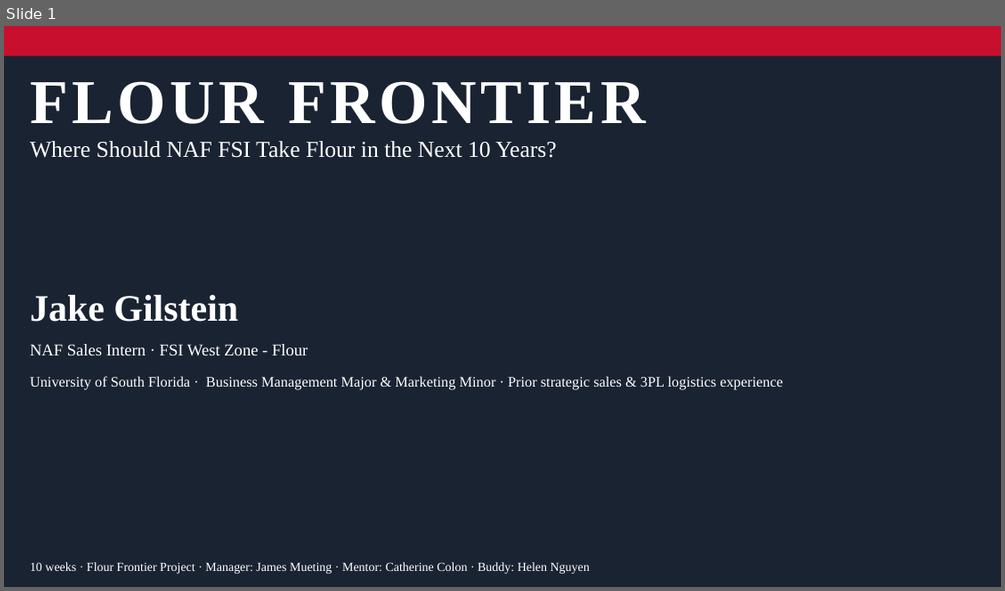
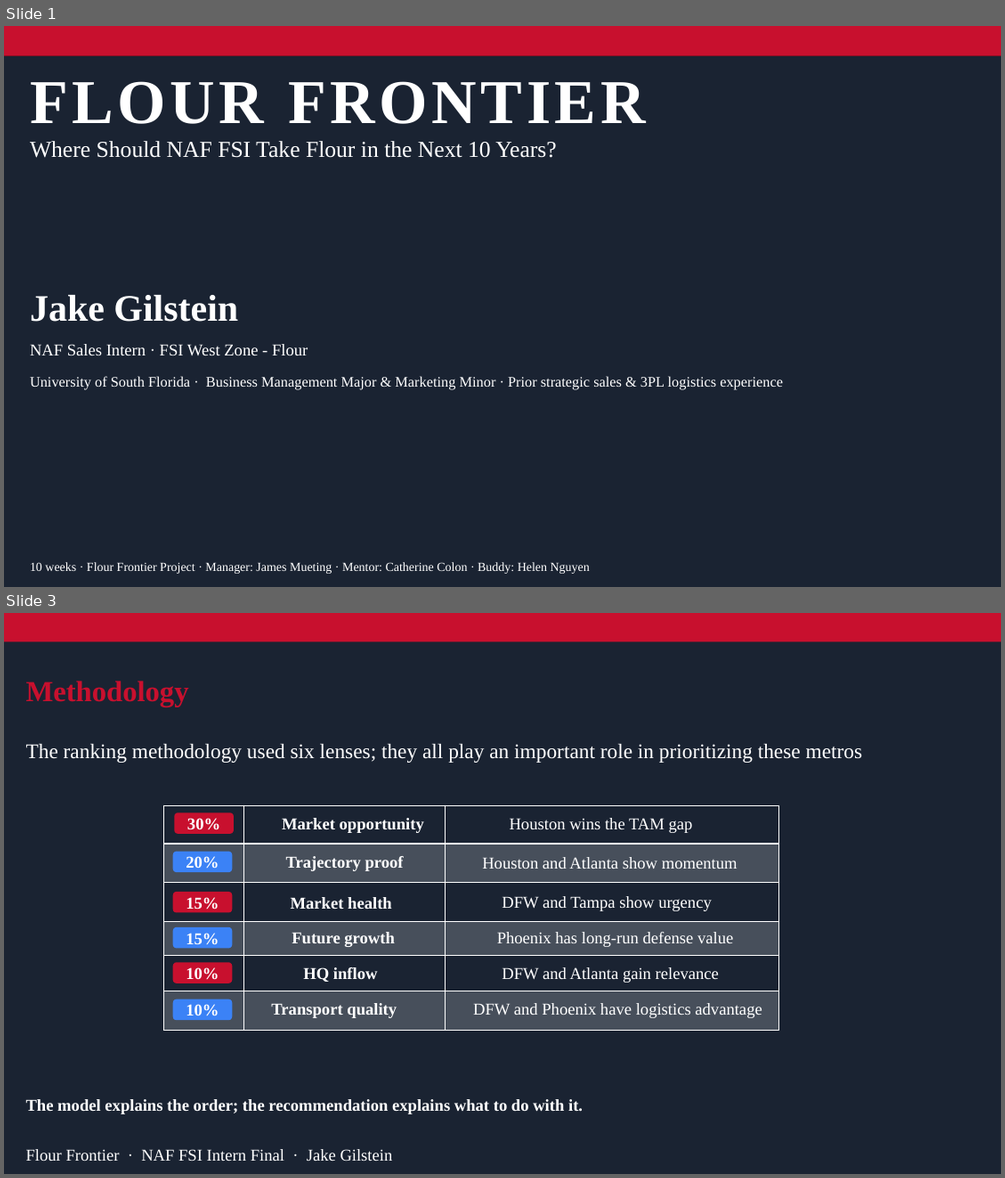
Before and after one commit to jgilstein/flour-frontier, a slide deck: Flour_Frontier_Final_Presentation.pptx. Shown one above the other, each under a label of ours: slide 1 before the commit, slides 1 and 3 after it; the slides between them are not shown. The pictures are 1005x591 and 1005x1178 pixels, drawn with LibreOffice and Linux fonts; fonts in the diff are those of the drawing. Boxes give left, top, right and bottom in pixels: in the first picture for what was removed or moved away, otherwise in the second. Text is boxed around its words. In the diff, an @@ line names an element or a change of style, - is before the commit and + after.

```diff
--- a/Flour_Frontier_Final_Presentation.pptx
+++ b/Flour_Frontier_Final_Presentation.pptx
@@ slide 3 added at (4,613,1001,1174), background gradient #FF3712 to #6A0600; not listed: 5 template elements that a slide beside it also shows @@
@@ rectangle added at (4,613,1001,1174), fill #1A2332 @@
@@ rectangle added at (4,613,1001,642), fill #C8102E @@
@@ text added at (26,681,189,706), 28 pt, text #C8102E, bold @@
+Methodology
@@ text added at (26,743,863,763), 20 pt, text #FFFFFF @@
+The ranking methodology used six lenses; they all play an important role in prioritizing these metros
@@ table added at (164,805,779,1030), 6 rows, 3 columns @@
+ |  | 
+ |  | 
+ |  | 
+ |  | 
+ |  | 
+ |  | 
@@ rounded rectangle added at (175,812,234,834), fill #C8102E, 16 pt, text #FFFFFF, bold @@
+30%
@@ text added at (282,818,424,833), 16 pt, text #FFFFFF, bold @@
+Market opportunity
@@ text added at (510,818,693,833), 16 pt, text #FFFFFF @@
+Houston wins the TAM gap
@@ rounded rectangle added at (173,852,232,873), fill #3B82F6, 16 pt, text #FFFFFF, bold @@
+20%
@@ text added at (286,856,404,871), 16 pt, text #FFFFFF, bold @@
+Trajectory proof
@@ text added at (482,857,737,868), 16 pt, text #FFFFFF @@
+Houston and Atlanta show momentum
@@ rounded rectangle added at (173,892,232,913), fill #C8102E, 16 pt, text #FFFFFF, bold @@
+15%
@@ text added at (291,897,392,908), 16 pt, text #FFFFFF, bold @@
+Market health
@@ text added at (502,896,712,911), 16 pt, text #FFFFFF @@
+DFW and Tampa show urgency
@@ rounded rectangle added at (173,927,232,948), fill #3B82F6, 16 pt, text #FFFFFF, bold @@
+15%
@@ text added at (291,932,394,947), 16 pt, text #FFFFFF, bold @@
+Future growth
@@ text added at (497,932,733,947), 16 pt, text #FFFFFF @@
+Phoenix has long-run defense value
@@ rounded rectangle added at (173,962,232,983), fill #C8102E, 16 pt, text #FFFFFF, bold @@
+10%
@@ text added at (303,967,378,981), 16 pt, text #FFFFFF, bold @@
+HQ inflow
@@ text added at (502,967,719,982), 16 pt, text #FFFFFF @@
+DFW and Atlanta gain relevance
@@ rounded rectangle added at (173,999,232,1020), fill #3B82F6, 16 pt, text #FFFFFF, bold @@
+10%
@@ text added at (271,1003,396,1018), 16 pt, text #FFFFFF, bold @@
+Transport quality
@@ text added at (473,1003,761,1018), 16 pt, text #FFFFFF @@
+DFW and Phoenix have logistics advantage
@@ text added at (26,1099,582,1114), 16 pt, text #FFFFFF, bold @@
+The model explains the order; the recommendation explains what to do with it.
@@ text added at (26,1149,393,1160), 16 pt, text #FFFFFF @@
+Flour Frontier · NAF FSI Intern Final · Jake Gilstein
```
Also in this commit, not shown: 12 other slides added, 4 slides removed, 3 other files.
